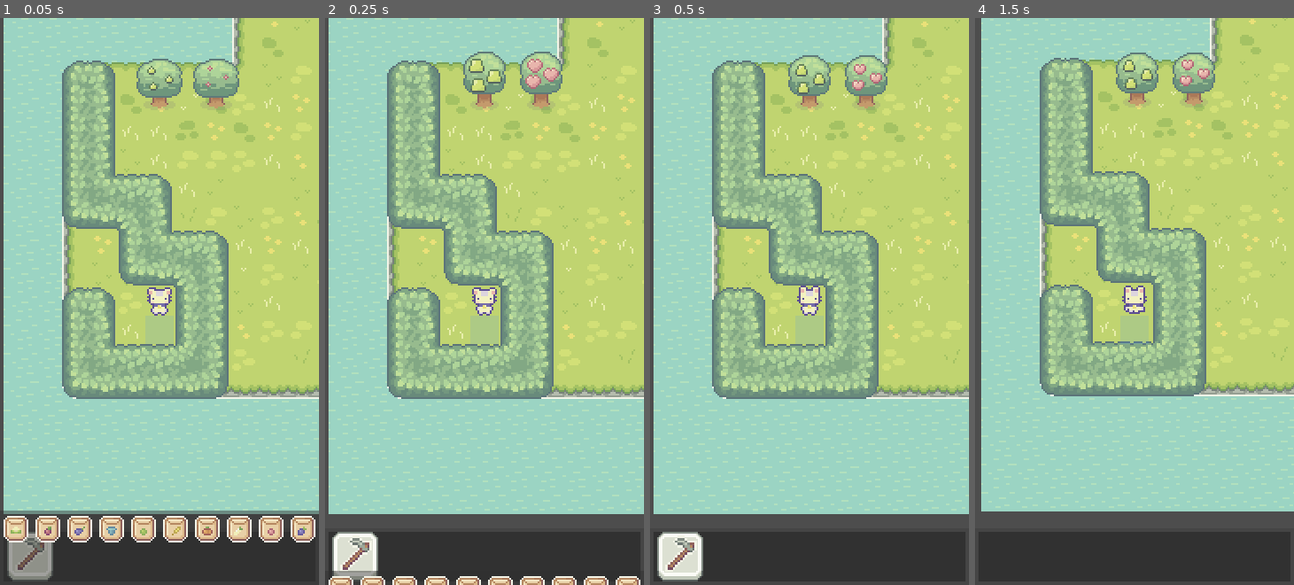
Above: before the commit, frames 1-4 (left to right).
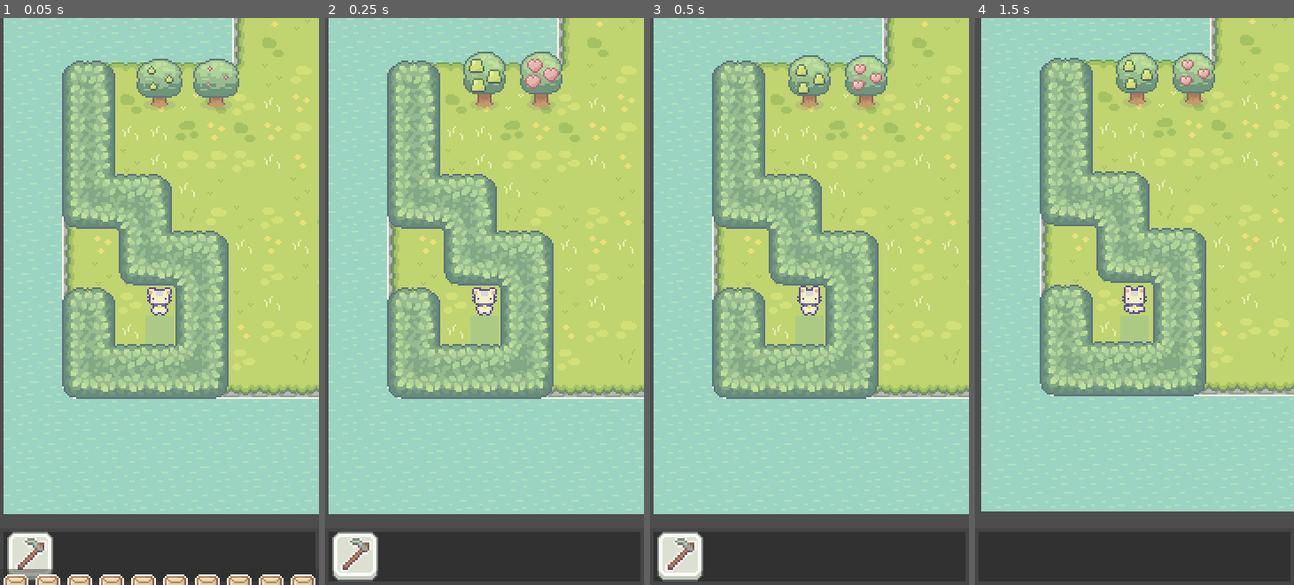
Above: after the commit, the same moments.

Repository: super-goose/garden_land
Game: Godot game, scene res://main.tscn
The game is run twice, just before and just after one commit, with the same random seed, the same clock (stepped at 60 frames per second) and the same inputs.
Inputs (mouse positions are in pixels of both pictures, inside the frame that each line leads up to):
- Up to frame 1 (0.05 s): no input
- Up to frame 2 (0.25 s): no input
- Up to frame 3 (0.5 s): no input
- Up to frame 4 (1.5 s): move the mouse to (1204, 273) at 0.52 s; tap H (hoe) at 0.6 s; click (1204, 273) at 0.67 s; tap C (chop) at 0.77 s; move the mouse to (1070, 329) at 1.27 s; tap W (water) at 1.35 s; click (1070, 329) at 1.42 s

The runs differ from the first frame. In frame 1, 6.0% of the frame differs, in the area x 1-100%, y 86-100%; in frame 2, 1.3%; in frame 3, nothing differs; in frame 4, nothing differs.

Commit message:
hide seed selection on taller screens

Diff:
--- a/scenes/hud.gd
+++ b/scenes/hud.gd
@@ -5,7 +5,7 @@
 
 var seeds_duration = .3
 var pos_y_seeds_in = 269 # get this dynamically
-var pos_y_seeds_out = 269 + 51 # get this dynamically
+var pos_y_seeds_out = 269 + 51 + 200 # get this dynamically (200 is padding for taller screens)
 
 @onready var SeedButton = load("res://scenes/seed_button.tscn")
 
